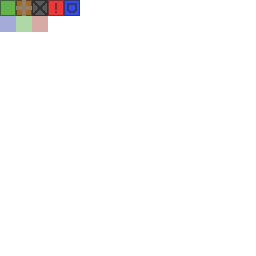
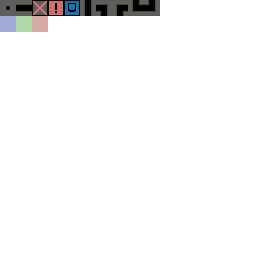
Revision of a layered w=256, h=256 image; what changed, layer by layer:
painted on "Paint Layer 1" (2nd of 13) over [0, 0, 144, 16]
painted on "Paint Layer 1" (3rd of 13) over [0, 0, 128, 16]
painted on "Paint Layer 1" (4th of 13) over [0, 0, 128, 16]
painted on "Paint Layer 1" (5th of 13) over [0, 0, 160, 16]
painted on "Paint Layer 1" (6th of 13) over [0, 0, 96, 16]
added layer "Paint Layer 1" (7th of 13) above "Paint Layer 1" over [79, 0, 160, 16]
added layer "Paint Layer 1" (8th of 13) above "Paint Layer 1" over [79, 0, 160, 16]
added layer "Paint Layer 1" (9th of 13) above "Paint Layer 1" over [63, 0, 160, 16]
added layer "Paint Layer 1" (10th of 13) above "Paint Layer 1" over [63, 0, 160, 16]
added layer "Paint Layer 1" (11th of 13) above "Paint Layer 1" over [47, 0, 160, 16]
painted on "Paint Layer 1" (12th of 13) over [0, 0, 80, 16]
painted on "Paint Layer 1" (13th of 13) over [0, 0, 64, 16]
